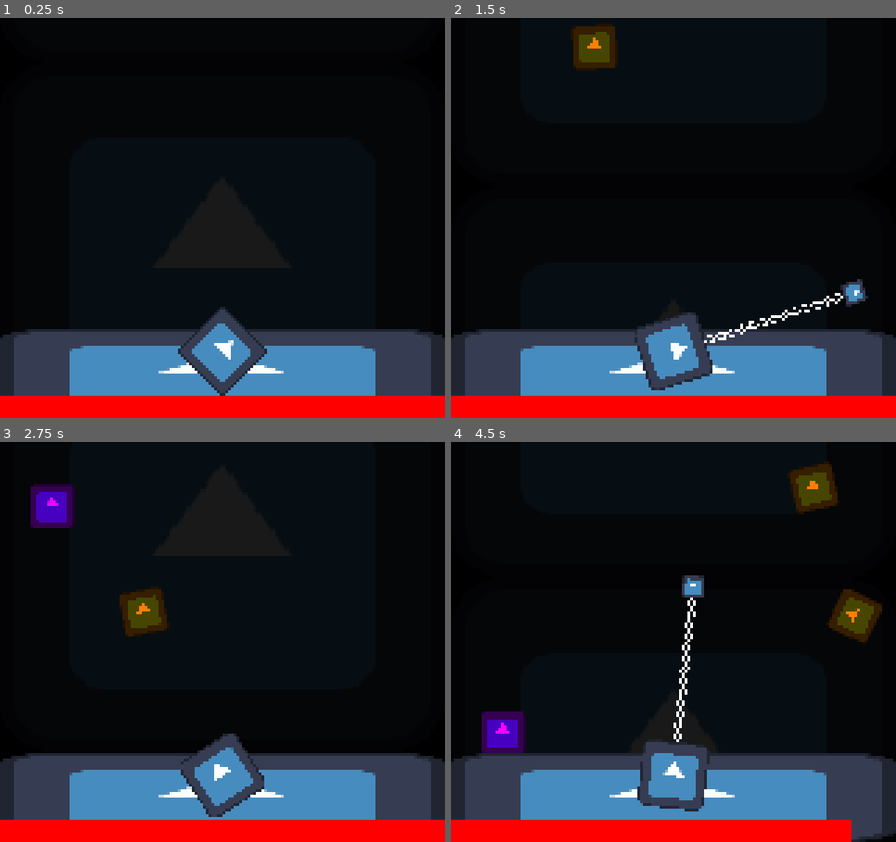
Above: before the commit, frames 1-4 (two rows, left to right).
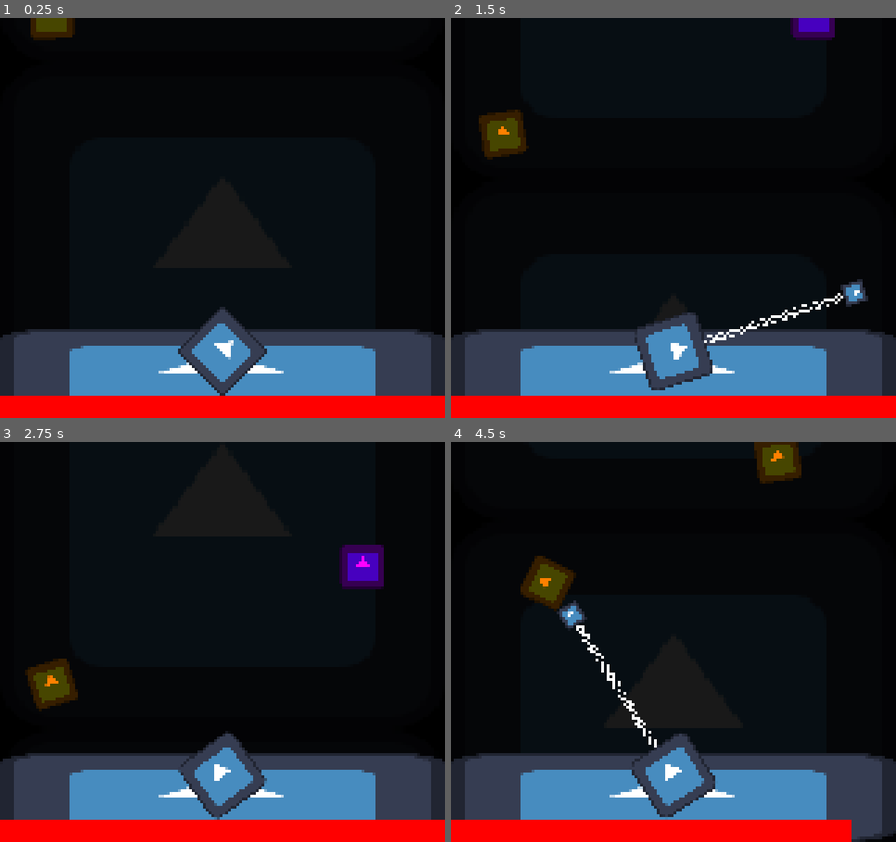
Above: after the commit, the same moments.

Repository: CrankyCranton/GBJam-11
Game: Godot game, scene res://scenes/level.tscn
Two runs of this game, one before a commit and one after it. Both use one fixed random seed, a clock stepped at 60 frames per second and the inputs below. The project has no main scene, so this scene is started directly. The engine's default icon, where the game draws it, is replaced by a stand-in: a white triangle on a blue panel in a dark square.
Inputs:
- Up to frame 1 (0.25 s): no input
- Up to frame 2 (1.5 s): hold X (b) 0.53-1.28 s; tap X (b) at 1.35 s
- Up to frame 3 (2.75 s): hold X (b) from 2.03 s (still down)
- Up to frame 4 (4.5 s): release X (b) at 2.78 s; tap X (b) at 2.85, 4.35 s; hold X (b) 3.53-4.28 s

The runs differ from the first frame. In frame 1, 0.5% of the frame differs, in the area x 6-52%, y 0-86%; in frame 2, 2.8%; in frame 3, 4.7%; in frame 4, 7.8%, in the area x 6-97%, y 0-94%.

Commit message:
Spaceship

Diff:
--- a/scripts/hook.gd
+++ b/scripts/hook.gd
@@ -3,13 +3,15 @@
 
 signal anim_hooked
 
+const START_SPEED := PI
+
 @export var max_angle := 85.0
-@export var speed := 180.0
 @export var haul_time := 0.5
 @export var launch_speed := 512.0
 
 var direction := 1
 var hauling := false
+var speed := START_SPEED
 
 @onready var chain: TextureRect = $Chain
 @onready var hook_sprite: Sprite2D = $HookSprite
@@ -17,7 +19,6 @@
 
 func _ready() -> void:
 	max_angle = deg_to_rad(max_angle)
-	speed = deg_to_rad(speed)
 
 
 func _input(event: InputEvent) -> void:
@@ -41,10 +42,12 @@
 	force_shapecast_update()
 
 	var distance := 200.0
-	if is_colliding() and get_collider(0) is Object:
+	if is_colliding() and get_collider(0) is FlyingObject:
 		var object: FlyingObject = get_collider(0)
 		haul_object(object)
 		distance = global_position.distance_to(object.global_position)
+
+	enabled = false
 
 	var launch_duration := distance / launch_speed
 	create_tween().tween_property(chain, "size:y", distance, launch_duration)
@@ -59,11 +62,14 @@
 	await draw_tween.finished
 
 	hauling = false
-	enabled = false
 
 
-func haul_object(object: Object) -> void:
+func haul_object(object: FlyingObject) -> void:
+	var object_shape: CollisionShape2D = object.get_node("CollisionShape2D")
+	object_shape.set_deferred("disabled", true)
 	if object is Trash:
 		object.collected = true
 	await anim_hooked
-	create_tween().tween_property(object, "global_position", global_position, haul_time)
+	var tween := create_tween().tween_property(object, "global_position", global_position, haul_time)
+	await tween.finished
+	object_shape.set_deferred("disabled", false)
--- a/scripts/level.gd
+++ b/scripts/level.gd
@@ -1,18 +1,26 @@
 class_name Level extends Node2D
 
 
-@export var speed := 32.0
-@export var speed_increment := 4.0
+@export var initial_speed := 32.0
+@export var speed_increment := 2.0
+@export var hook_speed_increment := 2.0
 
+var speed_multiplier := 1.0
 # Could be used in scoring
 var y_pos := 0.0
 
+@onready var speed := initial_speed
 @onready var parallax: ParallaxBackground = $Parallax
+@onready var hook: Hook = $Mothership/Hook
 @onready var objects: Node2D = $Objects
 
 
 func _init() -> void:
 	randomize()
+
+
+func _ready() -> void:
+	hook_speed_increment = deg_to_rad(hook_speed_increment)
 
 
 func _physics_process(delta: float) -> void:
@@ -24,6 +32,9 @@
 	var movement := speed * delta
 
 	y_pos += movement
+	speed_multiplier = speed / initial_speed
+	print(speed_multiplier)
+	hook.speed += hook_speed_increment * delta
 	parallax.scroll_offset.y += movement
 	for object in objects.get_children():
 		object.position.y += movement
--- a/scripts/spawner.gd
+++ b/scripts/spawner.gd
@@ -4,24 +4,31 @@
 # Format: {<scene>: <probability>}
 @export var spawn_list := {}
 @export var add_to: Node
-# Should go by distance instead of time.
-@export var max_spawn_time := 1.0
+@export var min_spawn_dinstance := 32.0
+@export var max_spawn_distance := 64.0
+
+var current_spawn_distance := 0.0
+var last_spawn: Node2D = null
+var spawn_start_pos := Vector2()
 
 @onready var min_pos: Marker2D = $MinPos
 @onready var max_pos: Marker2D = $MaxPos
 
 
-func _ready() -> void:
-	while true:
-		await get_tree().create_timer(max_spawn_time).timeout
+func _process(_delta: float) -> void:
+	if (true if last_spawn == null or not is_instance_valid(last_spawn) else
+			spawn_start_pos.distance_to(last_spawn.global_position) >= current_spawn_distance):
 		spawn()
 
 
 func spawn() -> void:
+	current_spawn_distance = randf_range(min_spawn_dinstance, max_spawn_distance)
 	var scene := pick_spawn()
 	var instance := scene.instantiate()
 	add_to.add_child(instance)
 	instance.global_position = min_pos.global_position.lerp(max_pos.global_position, randf())
+	last_spawn = instance
+	spawn_start_pos = instance.global_position
 
 
 func pick_spawn() -> PackedScene:
